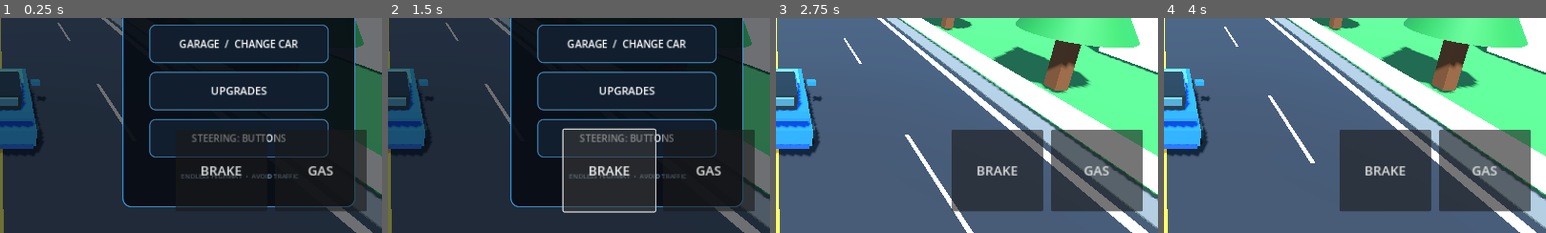
Above: before the commit, frames 1-4 (left to right).
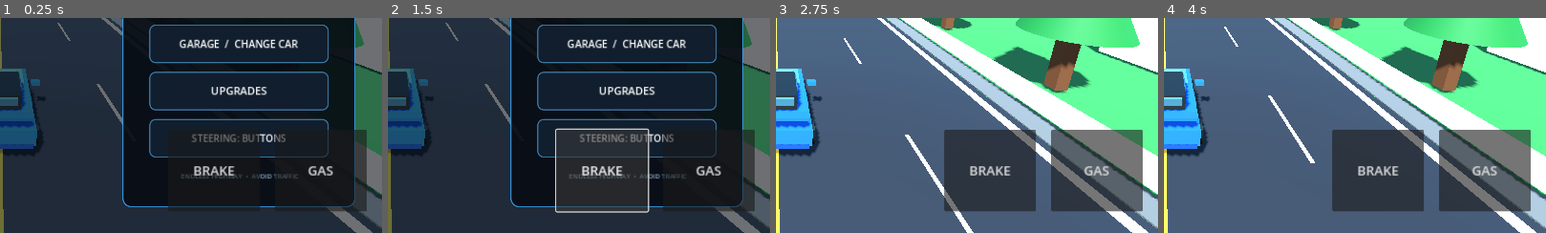
Above: after the commit, the same moments.

Repository: edtatevosiani99-create/Old-Racing
Game: Godot game, scene res://Main.tscn
Same seed, same stepped clock (60 frames per second), same inputs: the game is played once before the commit and once after it.
Inputs:
- Up to frame 1 (0.25 s): no input
- Up to frame 2 (1.5 s): click "BRAKE" at 0.5 s; click "STEERING: BUTTONS" at 1.25 s
- Up to frame 3 (2.75 s): click "▶ PLAY" at 2 s
- Up to frame 4 (4 s): click "Ⅱ" at 2.75 s; click "RESUME" at 3.5 s
The pictures show only the part of the screen within x 50-100%, y 50-100%; the shares and areas given below are measured in that part.

The runs differ from the first frame. In frame 1, 0.5% of the frame differs, in the area x 44-70%, y 53-88%; in frame 2, 1.8%; in frame 3, 1.9%, in the area x 44-70%, y 52-90%; in frame 4, 1.9%.

Commit message:
Fix tilt and button steering control layouts

Diff:
--- a/godot/main.gd
+++ b/godot/main.gd
@@ -262,10 +262,12 @@
     pause_button = _button(layer, "Ⅱ", Vector2(0.91, 0.02), Vector2(0.98, 0.12))
     pause_button.pressed.connect(_toggle_pause)
     _make_game_overlays(layer)
+    # Driving layout changes with steering mode. Pedals stay on-screen in both modes.
     left_button = _button(layer, "◀", Vector2(0.02, 0.72), Vector2(0.14, 0.94))
     right_button = _button(layer, "▶", Vector2(0.15, 0.72), Vector2(0.27, 0.94))
-    brake_button = _button(layer, "BRAKE", Vector2(0.73, 0.76), Vector2(0.85, 0.95))
+    brake_button = _button(layer, "BRAKE", Vector2(0.72, 0.76), Vector2(0.84, 0.95))
     gas_button = _button(layer, "GAS", Vector2(0.86, 0.76), Vector2(0.98, 0.95))
+    _refresh_control_layout()
 
 
 func _make_menu() -> void:
@@ -410,6 +412,27 @@
     tilt_mode = not tilt_mode
     control_mode_button.text = "STEERING: TILT" if tilt_mode else "STEERING: BUTTONS"
     touch_steer = 0.0
+    active_touches.clear()
+    _refresh_control_layout()
+
+func _refresh_control_layout() -> void:
+    if not is_instance_valid(left_button) or not is_instance_valid(right_button):
+        return
+    # Tilt mode: no steering arrows; brake is on the far left and gas on the far right.
+    left_button.visible = not tilt_mode
+    right_button.visible = not tilt_mode
+    if tilt_mode:
+        brake_button.anchor_left = 0.02
+        brake_button.anchor_right = 0.16
+        brake_button.text = "BRAKE"
+    else:
+        brake_button.anchor_left = 0.72
+        brake_button.anchor_right = 0.84
+        brake_button.text = "BRAKE"
+    gas_button.anchor_left = 0.86
+    gas_button.anchor_right = 0.98
+    brake_button.queue_redraw()
+    gas_button.queue_redraw()
 
 func _cycle_car_color() -> void:
     car_color_index = (car_color_index + 1) % car_colors.size()
@@ -645,11 +668,13 @@
         var ny := p.y / viewport_size.y
         if ny >= 0.68 and nx >= 0.84:
             gas_pressed = true
-        elif ny >= 0.68 and nx >= 0.70 and nx < 0.84:
+        elif ny >= 0.68 and tilt_mode and nx < 0.18:
             brake_pressed = true
-        elif ny >= 0.68 and nx < 0.145:
+        elif ny >= 0.68 and not tilt_mode and nx >= 0.70 and nx < 0.85:
+            brake_pressed = true
+        elif ny >= 0.68 and not tilt_mode and nx < 0.145:
             left_down = true
-        elif ny >= 0.68 and nx >= 0.145 and nx < 0.29:
+        elif ny >= 0.68 and not tilt_mode and nx >= 0.145 and nx < 0.29:
             right_down = true
     if left_down and not right_down:
         touch_steer = -1.0
